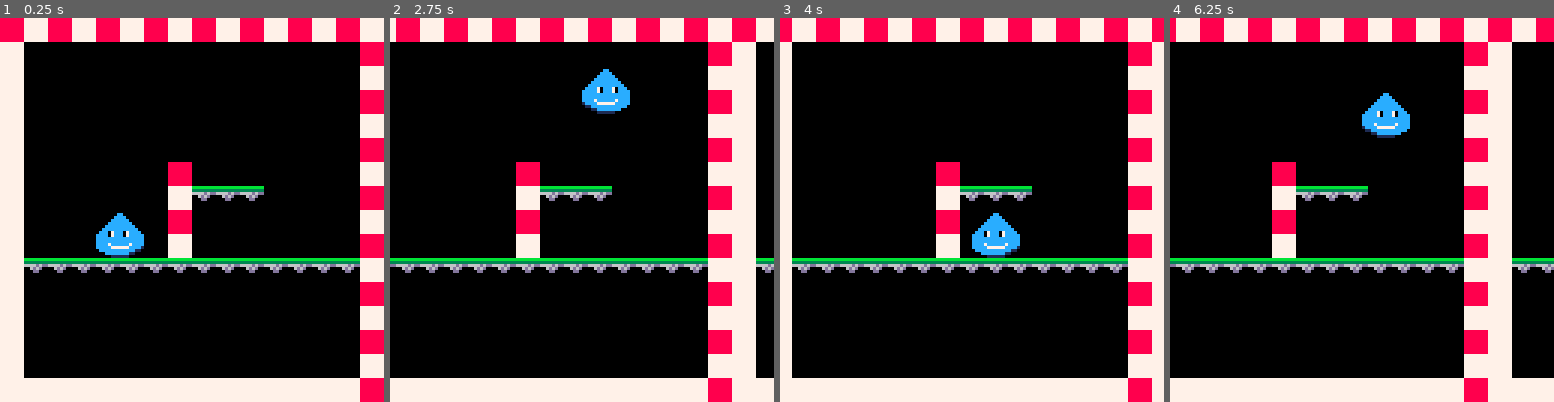
Above: before the commit, frames 1-4 (left to right).
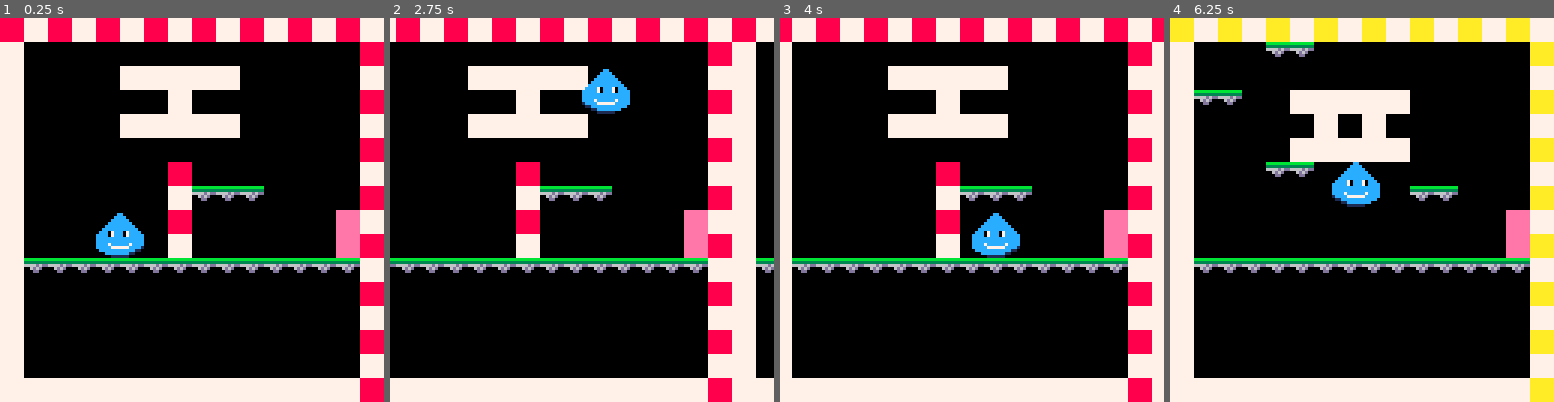
Above: after the commit, the same moments.

Repository: cervantvfr/tatras-pico-8
Game: PICO-8 cartridge tatras-pico-8.p8
The game is run twice, just before and just after one commit, with the same random seed, the same clock (stepped at 60 frames per second) and the same inputs.
Inputs:
- Up to frame 1 (0.25 s): no input
- Up to frame 2 (2.75 s): tap O (Z key) at 0.7, 1.7, 2.1, 2.5 s; hold Right 1.6-2.1 s; hold Right from 2.47 s (still down)
- Up to frame 3 (4 s): tap O (Z key) at 2.9, 3.3, 3.7 s; release Right at 3.03 s; hold Left 3.08-3.58 s
- Up to frame 4 (6.25 s): hold Right 4.02-4.68 s; tap O (Z key) every 0.4 s from 4.1 to 6.1 s; hold Left 5.08-5.68 s; hold Right from 6.08 s (still down)

The runs differ from the first frame. In frame 1, 5.1% of the frame differs, in the area x 31-94%, y 12-63%; in frame 2, 5.1%; in frame 3, 5.1%; in frame 4, 39%, in the area x 0-100%, y 0-100%.

Commit message:
implemented access to all maps

Diff:
--- a/tatras-pico-8.p8
+++ b/tatras-pico-8.p8
@@ -12,7 +12,7 @@
 
 function _init()
 	lvl,tlvl=1,2
-	maplvl=split2d"384,512,0,512|376,384,0,128"
+	maplvl=split2d"384,512,0,512|384,512,576,640|376,384,0,128"
 	loadlvl()
 end
 
@@ -48,7 +48,8 @@
 	local py=40*8
 
 	if (lvl==1) px=4*8 py=56*8
-	if (lvl==2) px=4*8 py=40*8
+	if (lvl==2) px=72*8 py=56*8
+	if (lvl==3) px=4*8 py=40*8
 
 	return px, py
 end
@@ -292,41 +293,42 @@
 
 
 
+
 __gff__
 0000000000000000000000000000000000000000000000000000000000000000000100000000000000000000000000000000000002000000000000000000000000000000000000000000000000000000000000000000000000000000000000000000000000000000000000000000000000000000000000000000000000000000
 0000000000000000000000000000000000000000000000000000000000000000000000000000000000000000000000000000000000000000000000000000000000000000000000000000000000000000000000000000000000000000000000000000000000000000000000000000000000000000000000000000000000000000
 __map__
-0000000000000000000000000000000000000000000000000000000000000000000000000000000000000000000000000000000000000000000000000000000000000000000000000000000000000000000000000000000000000000000000000000000000000000000000000000000000000000000000000000000000000000
-0000000000000000000000000000000000000000000000000000000000000000000000000000000000000000000000000000000000000000000000000000000000000000000000000000000000000000000000000000000000000000000000000000000000000000000000000000000000000000000000000000000000000000
-0000000000000000000000000000000000000000000000000000000000000000000000000000000000000000000000000000000000000000000000000000000000000000000000000000000000000000000000000000000000000000000000000000000000000000000000000000000000000000000000000000000000000000
-0000000000000000000000000000000000000000000000000000000000000000000000000000000000000000000000000000000000000000000000000000000000000000000000000000000000000000000000000000000000000000000000000000000000000000000000000000000000000000000000000000000000000000
-0000000000000000000000000000000000000000000000000000000000000000000000000000000000000000000000000000000000000000000000000000000000000000000000000000000000000000000000000000000000000000000000000000000000000000000000000000000000000000000000000000000000000000
-0000000000000000000000000000000000000000000000000000000000000000000000000000000000000000000000000000000000000000000000000000000000000000000000000000000000000000000000000000000000000000000000000000000000000000000000323232323232323232323232323232323232323232
-0000000000000000000000000000000000000000000000000000000000000000000000000000000000000000000000000000000000000000000000000000000000000000000000000000000000000000000000000000000000000000000000000000000000000000000032323232323232323232323232323232323232323232
-0000000000000000000000000000000000000000000000000000000000000000000000000000000000000000000000000000000000000000000000000000000000000000000000000000000000000000000000000000000000000000000000000000000000000000003232323232323232323232323232323232323232323232
-0000000000000000000000000000000000000000000000000000000000000000000000000000000000000000000000000000000000000000000000000000000000000000000000000000000000000000000000000000000000000000000000000000000000000000323232323232323232320000000000000000000000000000
-0000000000000000000000000000000000000000000000000000000000000000000000000000000000000000000000000000000000000000000000000000000000000000000000000000000000000000000000000000000000000000000000000000000000000032323232323232323232323200000000000000000000000000
-0000000000000000000000000000000000000000000000000000000000000000000000000000000000000000000000000000000000000000000000000000000000000000000000000000000000000000000000000000000000000000000000000000000000003232323232323232323232323232000000000000000000000000
-0000000000000000000000000000000000000000000000000000000000000000000000000000000000000000000000000000000000000000000000000000000000000000000000000000000000000000000000000000000000000000000000000000000000323232323232323232323232323232000000000000000000000000
-0000000000000000000000000000000000000000000000000000000000000000000000000000000000000000000000000000000000000000000000000000000000000000000000000000000000000000000000000000000000000000000000000000000000323232323232323232323232323232320000000000000000000000
-0000000000000000000000000000000000000000000000000000000000000000000000000000000000000000000000000000000000000000000000000000000000000000000000000000000000000000000000000000000000000000000000000000000000323232323232323232323232323232323200000000000000000000
-0000000000000000000000000000000000000000000000000000000000000000000000000000000000000000000000000000000000000000000000000000000000000000000000000000000000000000000000000000000000000000000000000000000000323232323232323232323232323232323200000000000000000000
-0000000000000000000000000000000000000000000000000000000000000000000000000000000000000000000000000000000000000000000000000000000000000000000000000000000000000000000000000000000000000000000000000000000000323232323232323232323232323232323200000000000000000000
-0000000000000000000000000000000000000000000000000000000000000000000000000000000000000000000000000000000000000000000000000000000000000000000000000000000000000000000000000000000000000000000000000000000000323232323232323232323232323232323232000000000000000000
-0000000000000000000000000000000000000000000000000000000000000000000000000000000000000000000000000000000000000000000000000000000000000000000000000000000000000000000000000000000000000000000000000000000000323232323232323232323232323232323232000000000000000000
-0000000000000000000000000000000000000000000000000000000000000000000000000000000000000000000000000000000000000000000000000000000000000000000000000000000000000000000000000000000000000000000000000000000000323232323232323232323232323232323232000000000000000000
-0000000000000000000000000000000000000000000000000000000000000000000000000000000000000000000000000000000000000000000000000000000000000000000000000000000000000000000000000000000000000000000000000000000032323232323232323232323232323232323232000000000000000000
-0000000000000000000000000000000000000000000000000000000000000000000000000000000000000000000000000000000000000000000000000000000000000000000000000000000000000000000000000000000000000000000000000000000032323232323232323232323232323232323232000000000000000000
-0000000000000000000000000000000000000000000000000000000000000000000000000000000000000000000000000000000000000000000000000000000000000000000000000000000000000000000000000000000000000000000000000000000032323232323232323232323232323232323232000000000000000000
-0000000000000000000000000000000000000000000000000000000000000000000000000000000000000000000000000000000000000000000000000000000000000000000000000000000000000000000000000000000000000000000000000000003232323232323232323232323232323232323232320000000000000000
-0000000000000000000000000000000000000000000000000000000000000000000000000000000000000000000000000000000000000000000000000000000000000000000000000000000000000000000000000000000000000000000000000000003232323232323232323232323232323232323232320000000000000000
-0000000000000000000000000000000000000000000000000000000000000000000000000000000000000000000000000000000000000000000000000000000000000000000000000000000000000000000000000000000000000000000000000000003232323232323232323232323232323232323232323200000000000000
-0000000000000000000000000000000000000000000000000000000000000000000000000000000000000000000000000000000000000000000000000000000000000000000000000000000000000000000000000000000000000000000000000000003232323232323232323232323232323232323232323200000000000000
-0000000000000000000000000000000000000000000000000000000000000000000000000000000000000000000000000000000000000000000000000000000000000000000000000000000000000000000000000000000000000000000000000000003232323232323232323232323232323232323232320000000000000000
-0000000000000000000000000000000000000000000000000000000000000000000000000000000000000000000000000000000000000000000000000000000000000000000000000000000000000000000000000000000000000000000000000000323232323232323232323232323232323232323232320000000000000000
-0000000000000000000000000000000000000000000000000000000000000000000000000000000000000000000000000000000000000000000000000000000000000000000000000000000000000000000000000000000000000000000000000000323232323232323232323232323232323232323232320000000000000000
-0000000000000000000000000000000000000000000000000000000000000000000000000000000000000000000000000000000000000000000000000000000000000000000000000000000000000000000000000000000000000000000000000000323232323232323232323232323232323232323232323200000000000000
-0000000000000000000000000000000000000000000000000000000000000000000000000000000000000000000000000000000000000000000000000000000000000000000000000000000000000000000000000000000000000000000000000000323232323232323232323232323232323232323232323200000000000000
-0000000000000000000000000000000000000000000000000000000000000000000000000000000000000000000000000000000000000000000000000000000000000000000000000000000000000000000000000000000000000000000000000000323232323232323232323232323232323232323232323232000000000000
-
-
+0000000000000000000000000000000000000000000000000000000000000000000000000000000000000000000000000000000000000000000000000000000025332533253325332533253325332533000000000000000000000000000000000000000000000000000000000000000000000000000000000000000000000000
+0000000000000000000000000000000000000000000000000000000000000000000000000000000000000000000000000000000000000000000000000000000033000000000000000000000000000025000000000000000000000000000000000000000000000000000000000000000000000000000000000000000000000000
+0000000000000000000000000000000000000000000000000000000000000000000000000000000000000000000000000000000000000000000000000000000033000000000000000000000000003433000000000000000000000000000000000000000000000000000000000000000000000000000000000000000000000000
+0000000000000000000000000000000000000000000000000000000000000000000000000000000000000000000000000000000000000000000000000000000033000000000000000000000000003425000000000000000000000000000000000000000000000000000000000000000000000000000000000000000000000000
+0000000000000000000000000000000000000000000000000000000000000000000000000000000000000000000000000000000000000000000000000000000033000000002121212121212121212133000000000000000000000000000000000000000000000000000000000000000000000000000000000000000000000000
+0000000000000000000000000000000000000000000000000000000000000000000000000000000000000000000000000000000000000000000000000000000033000000000000000000000000000025000000000000000000000000000000000000000000000000000000000000000000000000000000000000000000000000
+0000000000000000000000000000000000000000000000000000000000000000000000000000000000000000000000000000000000000000000000000000000033212121000000000000000000000033000000000000000000000000000000000000000000000000000000000000000000000000000000000000000000000000
+0000000000000000000000000000000000000000000000000000000000000000000000000000000000000000000000000000000000000000000000000000000033000000000000000000000000000025000000000000000000000000000000000000000000000000000000000000000000000000000000000000000000000000
+0000000000000000000000000000000000000000000000000000000000000000000000000000000000000000000000000000000000000000000000000000000033000000000021210000000000000033000000000000000000000000000000000000000000000000000000000000000000000000000000000000000000000000
+0000000000000000000000000000000000000000000000000000000000000000000000000000000000000000000000000000000000000000000000000000000033000000000000000000000000000025000000000000000000000000000000000000000000000000000000000000000000000000000000000000000000000000
+0000000000000000000000000000000000000000000000000000000000000000000000000000000000000000000000000000000000000000000000000000000033000000000000000021210000000033000000000000000000000000000000000000000000000000000000000000000000000000000000000000000000000000
+0000000000000000000000000000000000000000000000000000000000000000000000000000000000000000000000000000000000000000000000000000000033000000000000000000000000212125000000000000000000000000000000000000000000000000000000000000000000000000000000000000000000000000
+0000000000000000000000000000000000000000000000000000000000000000000000000000000000000000000000000000000000000000000000000000000033000000000000000000000000000033000000000000000000000000000000000000000000000000000000000000000000000000000000000000000000000000
+0000000000000000000000000000000000000000000000000000000000000000000000000000000000000000000000000000000000000000000000000000000033000000000000000000212100000025000000000000000000000000000000000000000000000000000000000000000000000000000000000000000000000000
+0000000000000000000000000000000000000000000000000000000000000000000000000000000000000000000000000000000000000000000000000000000033000000000000000000000000000033000000000000000000000000000000000000000000000000000000000000000000000000000000000000000000000000
+0000000000000000000000000000000000000000000000000000000000000000000000000000000000000000000000000000000000000000000000000000000033333333333333212133333333333325000000000000000000000000000000000000000000000000000000000000000000000000000000000000000000000000
+0000000000000000000000000000000000000000000000000000000000000000000000000000000000000000000000000000000000000000000000000000000025332533253325332533253325332533000000000000000000000000000000000000000000000000000000000000000000000000000000000000000000000000
+0000000000000000000000000000000000000000000000000000000000000000000000000000000000000000000000000000000000000000000000000000000033000000000000000000000000000025000000000000000000000000000000000000000000000000000000000000000000000000000000000000000000000000
+0000000000000000000000000000000000000000000000000000000000000000000000000000000000000000000000000000000000000000000000000000000033000000000000212100000000000033000000000000000000000000000000000000000000000000000000000000000000000000000000000000000000000000
+0000000000000000000000000000000000000000000000000000000000000000000000000000000000000000000000000000000000000000000000000000000033000000000000000000000000000025000000000000000000000000000000000000000000000000000000000000000000000000000000000000000000000000
+0000000000000000000000000000000000000000000000000000000000000000000000000000000000000000000000000000000000000000000000000000000033000000002121000000000000000033000000000000000000000000000000000000000000000000000000000000000000000000000000000000000000000000
+0000000000000000000000000000000000000000000000000000000000000000000000000000000000000000000000000000000000000000000000000000000033000000000000000000000000000025000000000000000000000000000000000000000000000000000000000000000000000000000000000000000000000000
+0000000000000000000000000000000000000000000000000000000000000000000000000000000000000000000000000000000000000000000000000000000033212121000000000000000000000033000000000000000000000000000000000000000000000000000000000000000000000000000000000000000000000000
+0000000000000000000000000000000000000000000000000000000000000000000000000000000000000000000000000000000000000000000000000000000033000000000000000000000000000025000000000000000000000000000000000000000000000000000000000000000000000000000000000000000000000000
+0000000000000000000000000000000000000000000000000000000000000000000000000000000000000000000000000000000000000000000000000000000033000000000021210000000000000033000000000000000000000000000000000000000000000000000000000000000000000000000000000000000000000000
+0000000000000000000000000000000000000000000000000000000000000000000000000000000000000000000000000000000000000000000000000000000033000000000000000000000000000025000000000000000000000000000000000000000000000000000000000000000000000000000000000000000000000000
+0000000000000000000000000000000000000000000000000000000000000000000000000000000000000000000000000000000000000000000000000000000033000000000000000021210000000033000000000000000000000000000000000000000000000000000000000000000000000000000000000000000000000000
+0000000000000000000000000000000000000000000000000000000000000000000000000000000000000000000000000000000000000000000000000000000033000000000000000000000000212125000000000000000000000000000000000000000000000000000000000000000000000000000000000000000000000000
+0000000000000000000000000000000000000000000000000000000000000000000000000000000000000000000000000000000000000000000000000000000033000000000000000000000000000033000000000000000000000000000000000000000000000000000000000000000000000000000000000000000000000000
+0000000000000000000000000000000000000000000000000000000000000000000000000000000000000000000000000000000000000000000000000000000033000000000000000000212100000025000000000000000000000000000000000000000000000000000000000000000000000000000000000000000000000000
+0000000000000000000000000000000000000000000000000000000000000000000000000000000000000000000000000000000000000000000000000000000033000000000000000000000000000033000000000000000000000000000000000000000000000000000000000000000000000000000000000000000000000000
+0000000000000000000000000000000000000000000000000000000000000000000000000000000000000000000000000000000000000000000000000000000033333333333333212133333333333325000000000000000000000000000000000000000000000000000000000000000000000000000000000000000000000000
+
+
Not shown, changed: 51 lines of the sprite sheet (__gfx__) section of tatras-pico-8.p8
